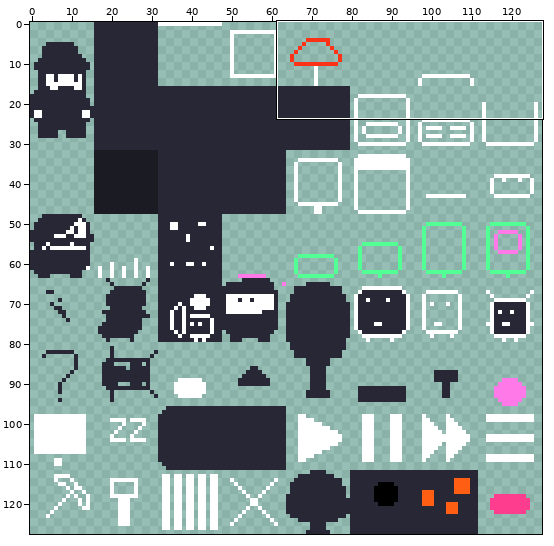
Two versions of one pixel-art file, assets/tileset_new.aseprite. Above, an overview of the earlier version with the close-up marked.
Close-up. Before:
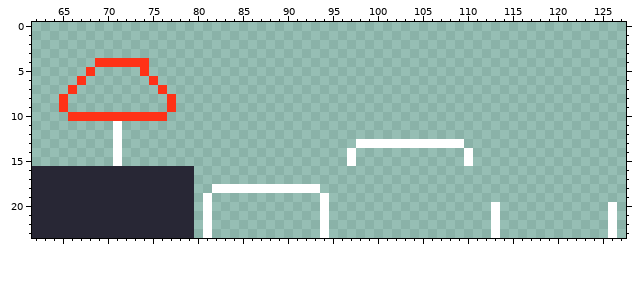
128x128 pixels, 1 frame. Shown: x 62..127, y 0..23.
The same view after the edit:
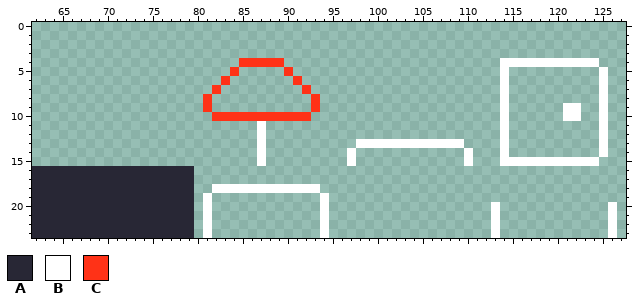
Palette (. is transparent): A #282735  B #ffffff  C #ff3217
Edits made:
y 4: x 69..74 CCCCCC -> ......; x 85..89 ..... -> CCCCC; x 114..124 ........... -> BBBBBBBBBBB
y 5: x 68 C -> .; x 74 C -> .; x 84 . -> C; x 90 . -> C; x 114 . -> B; x 125 . -> B
y 6: x 67 C -> .; x 75 C -> .; x 83 . -> C; x 91 . -> C; x 114 . -> B; x 125 . -> B
y 7: x 66 C -> .; x 76 C -> .; x 82 . -> C; x 92 . -> C; x 114 . -> B; x 125 . -> B
y 8: x 65 C -> .; x 77 C -> .; x 81 . -> C; x 93 . -> C; x 114 . -> B; x 125 . -> B
y 9: x 65 C -> .; x 77 C -> .; x 81 . -> C; x 93 . -> C; x 114 . -> B; x 121..122 .. -> BB; x 125 . -> B
y 10: x 66..76 CCCCCCCCCCC -> ...........; x 82..92 ........... -> CCCCCCCCCCC; x 114 . -> B; x 121..122 .. -> BB; x 125 . -> B
y 11..14: x 71 B -> .; x 87 . -> B; x 114 . -> B; x 125 . -> B
y 15: x 71 B -> .; x 87 . -> B; x 114..124 ........... -> BBBBBBBBBBB
